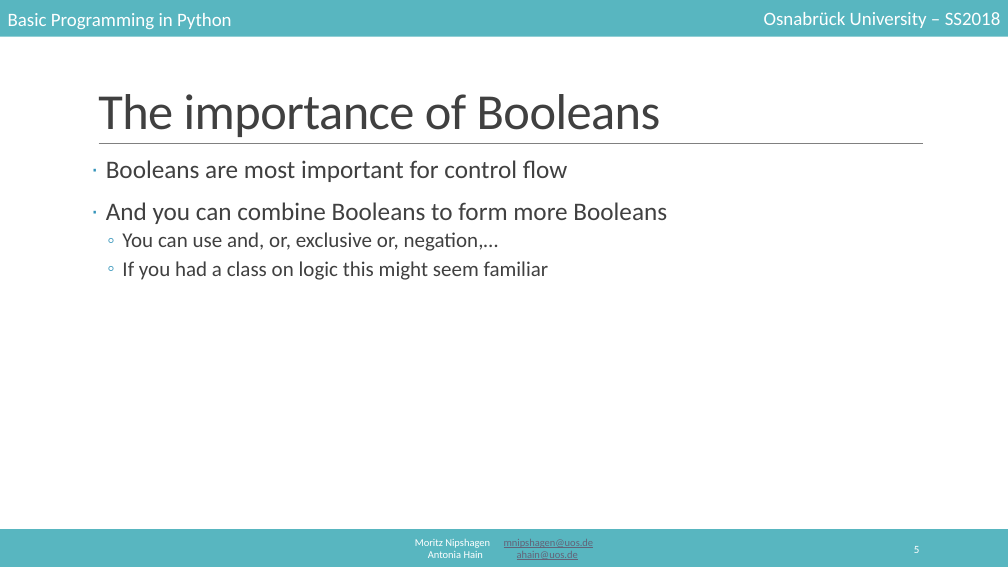
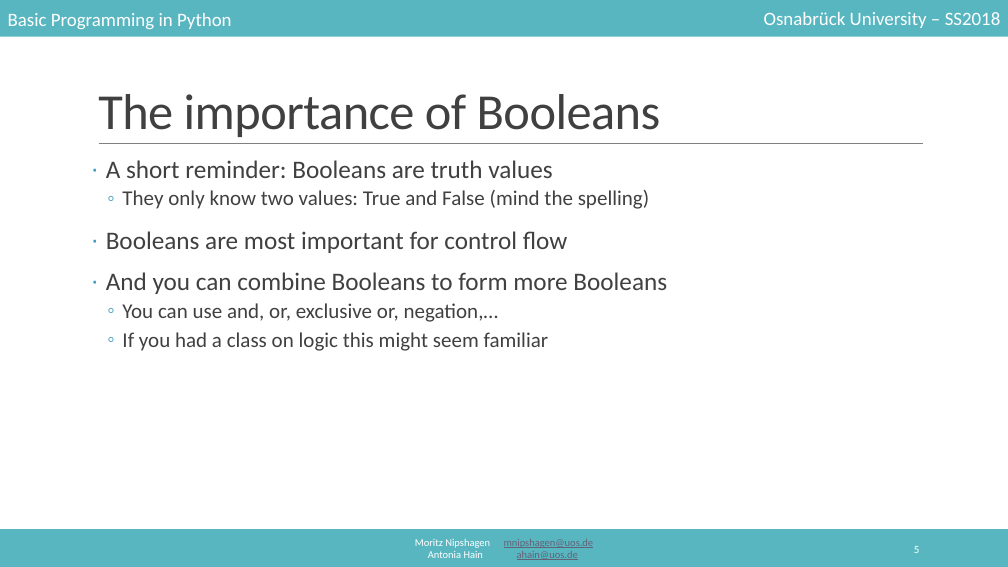
Before and after one commit to mnipshagen/monty, a slide deck: slide 5 of 2018/03/control_structures.pptx. Drawn at 1008x567 pixels with LibreOffice and Linux fonts; fonts in the diff are those of the drawing. Boxes give left, top, right and bottom in pixels: in the first picture for what was removed or moved away, otherwise in the second. Text is boxed around its words. In the diff, an @@ line names an element or a change of style, - is before the commit and + after.

```diff
--- a/2018/03/control_structures.pptx
+++ b/2018/03/control_structures.pptx
@@ text at <box>106,160,649,209</box>: paragraphs added @@
+· A short reminder: Booleans are truth values
+  ◦ They only know two values: True and False (mind the spelling)
```
Also in this commit, not shown: 2 other slides changed, 10 slides added, 1 other file.
